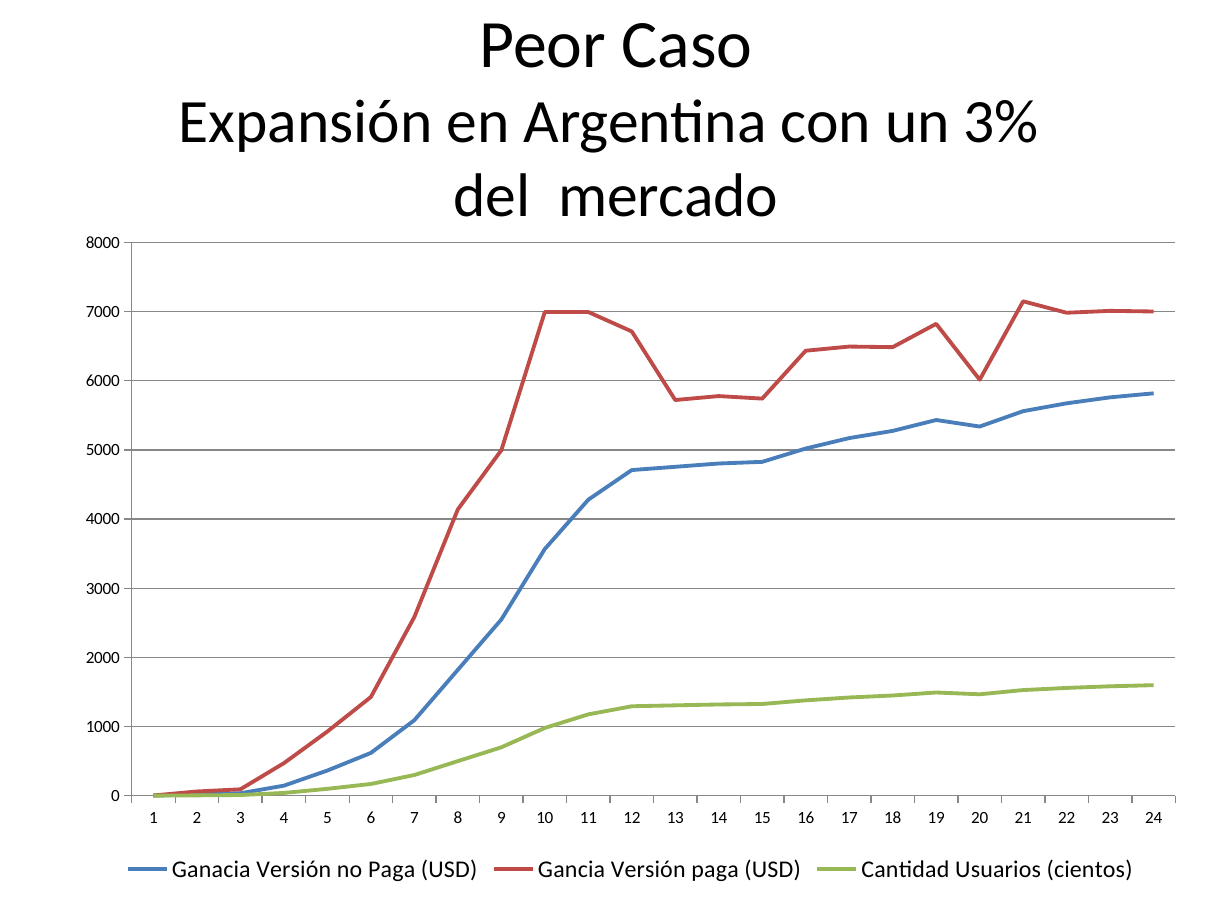
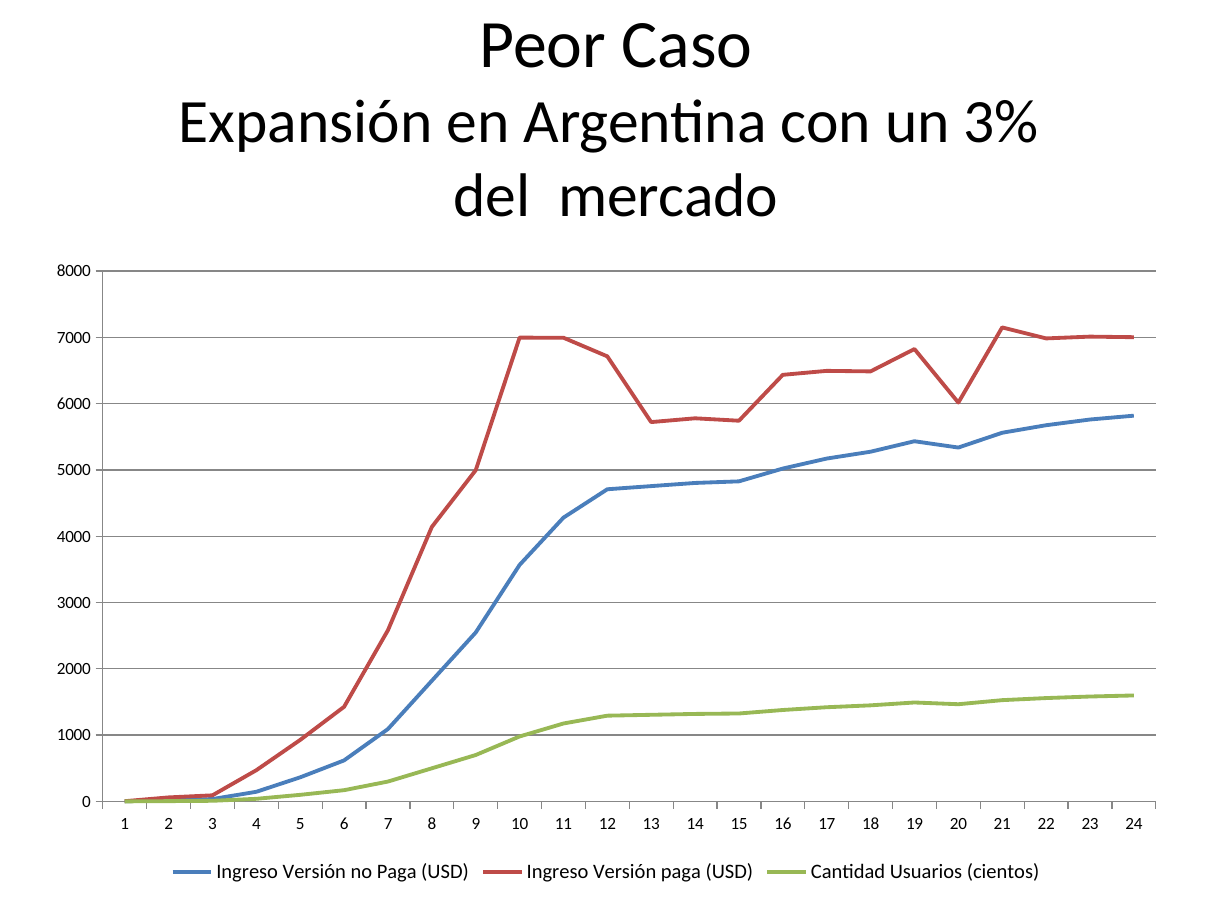
Before and after one commit to dschenkelman/taller-proyectos, a slide deck: slide 9 of Assets/Presentación negocio.pptx. Drawn at 1232x924 pixels with LibreOffice and Linux fonts; fonts in the diff are those of the drawing. Boxes give left, top, right and bottom in pixels: in the first picture for what was removed or moved away, otherwise in the second. Text is boxed around its words. In the diff, an @@ line names an element or a change of style, - is before the commit and + after.

```diff
--- a/Assets/Presentación negocio.pptx
+++ b/Assets/Presentación negocio.pptx
@@ line chart at bbox=[34, 249, 1179, 890] @@
-Ganacia Versión no Paga (USD): 0, 0, 0, 100, 400, 600, 1100, 1800, 2500, 3600, 4300, 4700, 4800, 4800, 4800, 5000, 5200, 5300, 5400, 5300, 5600, 5700, 5800, 5800
+Ingreso Versión no Paga (USD): 0, 0, 0, 100, 400, 600, 1100, 1800, 2500, 3600, 4300, 4700, 4800, 4800, 4800, 5000, 5200, 5300, 5400, 5300, 5600, 5700, 5800, 5800
-Gancia Versión paga (USD): 0, 100, 100, 500, 900, 1400, 2600, 4100, 5000, 7000, 7000, 6700, 5700, 5800, 5700, 6400, 6500, 6500, 6800, 6000, 7100, 7000, 7000, 7000
+Ingreso Versión paga (USD): 0, 100, 100, 500, 900, 1400, 2600, 4100, 5000, 7000, 7000, 6700, 5700, 5800, 5700, 6400, 6500, 6500, 6800, 6000, 7100, 7000, 7000, 7000
@@ legend changed @@
@@ line chart: place and size @@
-line chart at bbox=[63, 219, 1198, 888]
+line chart at bbox=[34, 249, 1179, 890]
```
Also in this commit, not shown: 1 other slide changed, 2 other files.
